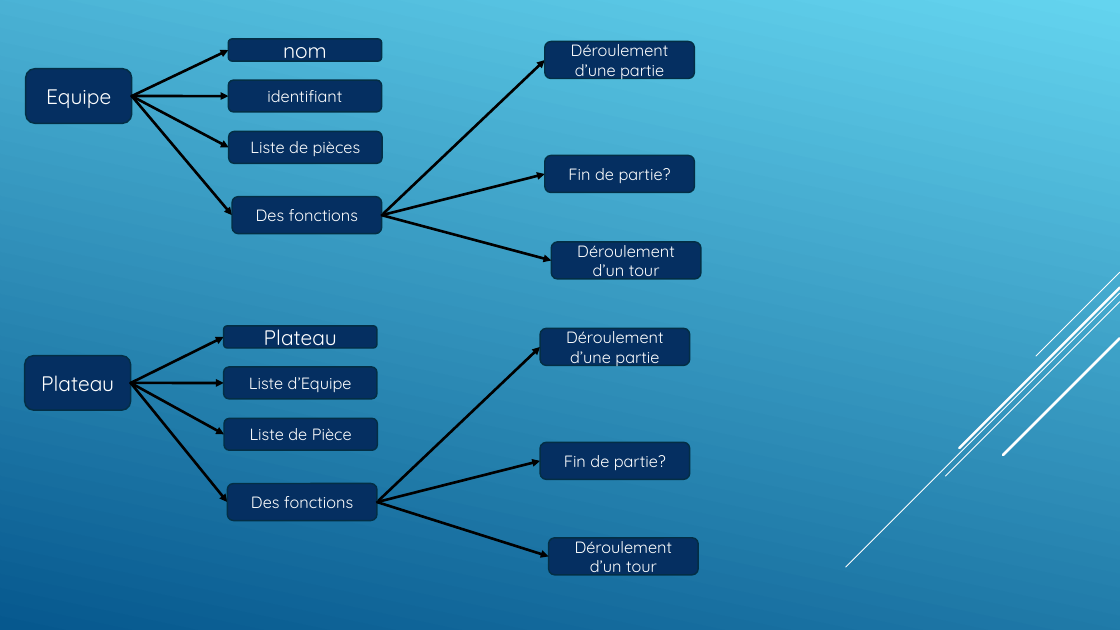
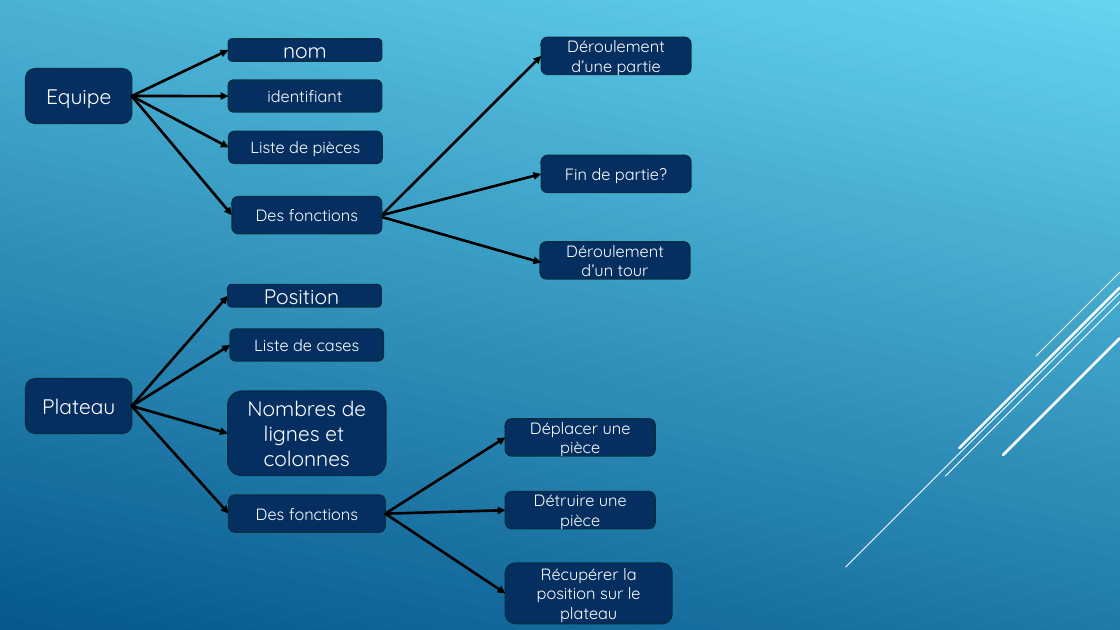
Before and after one commit to AlexandrEpita/Bizarre-Chess-Adventure, a slide deck: slide 9 of diapo soutenance.odp. Drawn at 1120x630 pixels with LibreOffice and Linux fonts; fonts in the diff are those of the drawing. Boxes give left, top, right and bottom in pixels: in the first picture for what was removed or moved away, otherwise in the second. Text is boxed around its words. In the diff, an @@ line names an element or a change of style, - is before the commit and + after.

```diff
--- a/diapo soutenance.odp
+++ b/diapo soutenance.odp
@@ arrow moved from (381, 215) - (545, 60) to (381, 215) - (541, 56) @@
@@ freeform shape "Déroulement d’une partie": place and size @@
-freeform shape "Déroulement d’une partie" at (545, 41, 695, 78)
+freeform shape "Déroulement d’une partie" at (541, 37, 691, 74)
@@ arrow moved from (381, 215) - (545, 174) to (381, 215) - (541, 174) @@
@@ freeform shape "Fin de partie?": place and size @@
-freeform shape "Fin de partie?" at (545, 155, 695, 192)
+freeform shape "Fin de partie?" at (541, 155, 691, 192)
@@ freeform shape "Des fonctions" at (232, 197, 381, 234): outline redrawn @@
@@ arrow moved from (381, 215) - (551, 260) to (383, 218) - (541, 263) @@
@@ freeform shape "Déroulement d’un tour": place and size @@
-freeform shape "Déroulement d’un tour" at (551, 242, 701, 279)
+freeform shape "Déroulement d’un tour" at (540, 242, 690, 279)
@@ arrow moved from (131, 383) - (223, 383) to (132, 406) - (228, 296) @@
@@ freeform shape added at (228, 285, 381, 307), fill #052F61, outline #032E45 1.25 pt, 18 pt, text #FFFFFF @@
+Position
@@ freeform shape removed at (223, 326, 377, 348) @@
-Plateau
@@ freeform shape "Liste de cases": place and size @@
-freeform shape "Liste de cases" at (224, 418, 378, 450)
+freeform shape "Liste de cases" at (230, 329, 384, 361)
@@ freeform shape removed at (540, 329, 690, 365) @@
-Déroulement d’une partie
@@ arrow moved from (131, 383) - (223, 337) to (132, 406) - (230, 345) @@
@@ text in freeform shape at (254, 339, 360, 351): text changed @@
-Liste de Pièce
+Liste de cases
@@ freeform shape "Plateau": place and size @@
-freeform shape "Plateau" at (24, 355, 130, 410)
+freeform shape "Plateau" at (26, 379, 132, 434)
@@ freeform shape removed at (223, 367, 377, 399) @@
-Liste d’Equipe
@@ arrow moved from (131, 383) - (228, 502) to (132, 406) - (229, 513) @@
@@ arrow moved from (131, 383) - (224, 434) to (132, 406) - (228, 434) @@
@@ freeform shape added at (228, 392, 386, 476), fill #052F61, outline #032E45 1.25 pt, 18 pt, text #FFFFFF @@
+Nombres de lignes et colonnes
@@ freeform shape added at (506, 419, 655, 456), fill #052F61, outline #032E45 1.25 pt, 14 pt, text #FFFFFF @@
+Déplacer une pièce
@@ arrow moved from (377, 502) - (540, 461) to (386, 513) - (506, 438) @@
@@ freeform shape removed at (540, 443, 690, 480) @@
-Fin de partie?
@@ freeform shape "Des fonctions": place and size @@
-freeform shape "Des fonctions" at (228, 484, 377, 521)
+freeform shape "Des fonctions" at (229, 495, 385, 532)
@@ freeform shape added at (506, 492, 655, 528), fill #052F61, outline #032E45 1.25 pt, 14 pt, text #FFFFFF @@
+Détruire une pièce
@@ arrow moved from (377, 502) - (549, 556) to (386, 513) - (506, 593) @@
@@ arrow moved from (377, 502) - (540, 347) to (386, 513) - (506, 510) @@
@@ freeform shape removed at (549, 538, 698, 575) @@
-Déroulement d’un tour
@@ freeform shape added at (506, 563, 672, 623), fill #052F61, outline #032E45 1.25 pt, 14 pt, text #FFFFFF @@
+Récupérer la position sur le plateau
```
Also in this commit, not shown: 9 other slides changed, 1 slide added, 1 slide removed.
